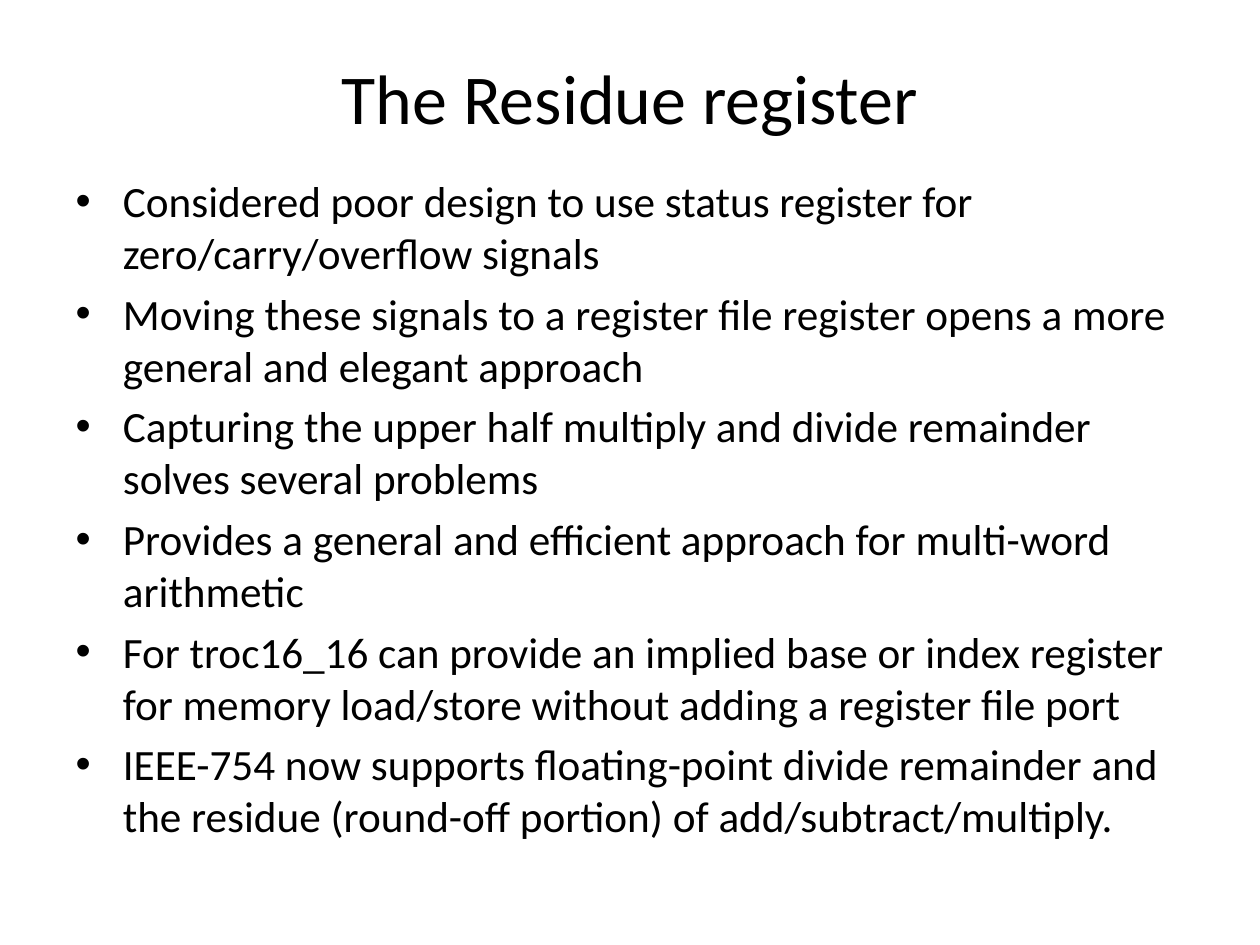
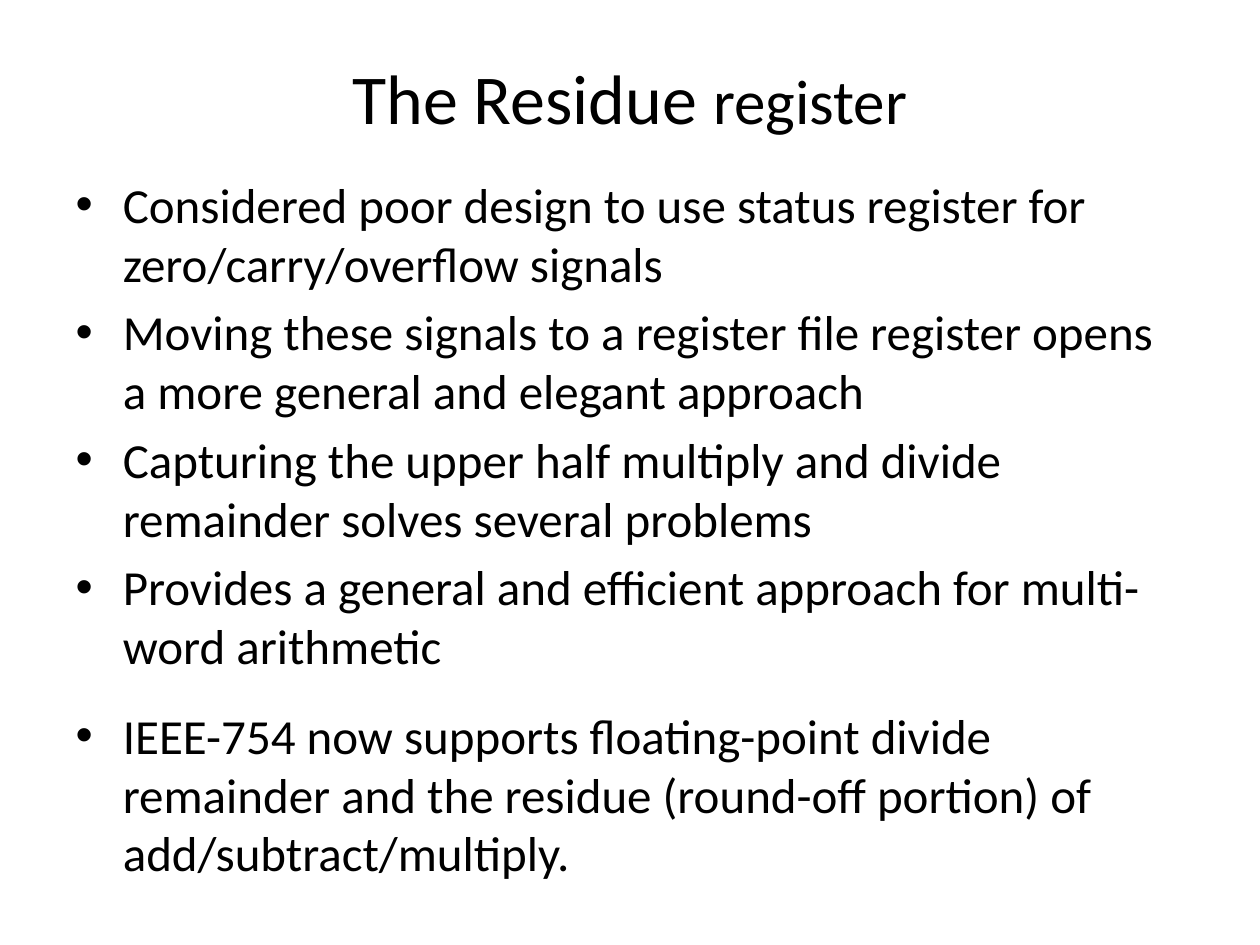
Before and after one commit to jimbrake/TROC16_16, a slide deck: slide 7 of DIY_soft-core_uP.pptx. Drawn at 1260x945 pixels with LibreOffice and Linux fonts; fonts in the diff are those of the drawing. Boxes give left, top, right and bottom in pixels: in the first picture for what was removed or moved away, otherwise in the second. Text is boxed around its words. In the diff, an @@ line names an element or a change of style, - is before the commit and + after.

```diff
--- a/DIY_soft-core_uP.pptx
+++ b/DIY_soft-core_uP.pptx
@@ title "The Residue register" at [353, 75, 907, 135]: size 40 to 36 pt in "register" @@
@@ text "Considered poor design to use ..." at [123, 189, 1153, 879]: size 24.8 to 28 pt; more space between paragraphs @@
@@ text at [123, 638, 1163, 728]: paragraph removed @@
-• For troc16_16 can provide an implied base or index register for memory load/store without adding a register file port
```
Also in this commit, not shown: 34 other slides changed, 5 slides added, 5 other files.
